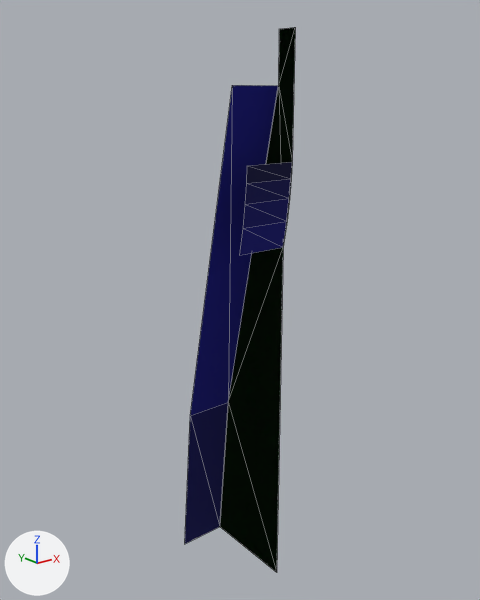
What one commit did to the glTF model assets/flow/scramjet/scramjet_n2_m5.glb.
The view is the same before and after, from a camera (50 mm lens) standing at (-3.74, -5.36, 4.87) and looking at (0.12, -0.54, 2.95). The axes (+X, +Y, +Z) are drawn at lower left. The lights are the same throughout. Mesh edges are drawn as thin lines. Where no turn or scale is listed for an object, it has been applied to the vertices.
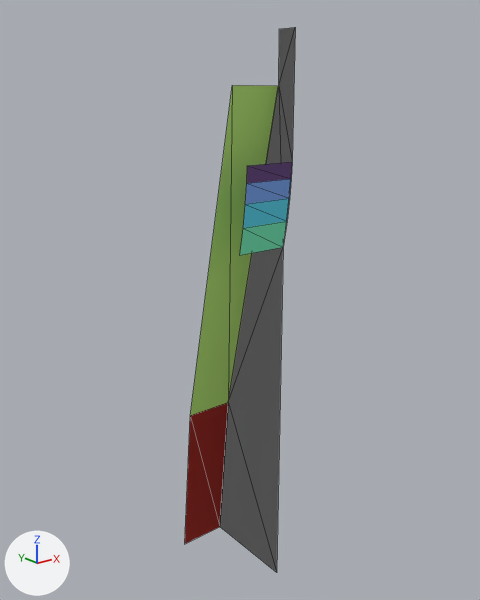
The newer file is also turned or shifted as a whole; pictures and numbers use the older file's frame.

Boxes [x1, y1, x2, y2] around the edits, measured in the pictures (480 x 600 px):
'mesh6', recoloured: [220, 27, 295, 572] in both
part 1 of me_mesh0, recoloured (blue to red): [185, 403, 228, 544] in both
part 2 of me_mesh1, recoloured (blue to green): [190, 85, 278, 416] in both
part 3 of me_mesh2, recoloured (blue to green): [240, 221, 287, 255] in both
part 4 of me_mesh3, recoloured (blue to cyan): [243, 198, 290, 228] in both
part 5 of me_mesh4, recoloured: [245, 179, 291, 204] in both
part 6 of me_mesh5, recoloured: [247, 162, 292, 183] in both

Patch to the scene script:
```diff
--- a/assets/flow/scramjet/scramjet_n2_m5.glb.py
+++ b/assets/flow/scramjet/scramjet_n2_m5.glb.py
@@ mat_material_6 @@
 n0 = _N.new('ShaderNodeBsdfPrincipled'); n0.name = 'Principled BSDF'
+n0.inputs[0].default_value = (0.749, 0.749, 0.749, 1.0)  # 'Base Color', light grey #e0e0e0
 n0.inputs[2].default_value = 1.0  # 'Roughness'
 n1 = _N.new('ShaderNodeOutputMaterial'); n1.name = 'Material Output'
-n2 = _N.new('ShaderNodeMix'); n2.name = 'Mix'
-n2.data_type = 'RGBA'
-n2.blend_type = 'MULTIPLY'
-n2.inputs[0].default_value = 1.0  # 'Factor'
-n2.inputs[7].default_value = (0.678, 0.847, 0.902, 1.0)  # 'B', white #d7edf4
-n3 = _N.new('ShaderNodeVertexColor'); n3.name = 'Color Attribute'
 _L.new(n0.outputs[0], n1.inputs[0])  # 'BSDF' to 'Surface'
-_L.new(n2.outputs[2], n0.inputs[0])  # 'Result' to 'Base Color'
-_L.new(n3.outputs[0], n2.inputs[6])  # 'Color' to 'A'
@@ mat_material_7 @@
 n0 = _N.new('ShaderNodeBsdfPrincipled'); n0.name = 'Principled BSDF'
+n0.inputs[0].default_value = (0.749, 0.749, 0.749, 1.0)  # 'Base Color', light grey #e0e0e0
 n0.inputs[2].default_value = 1.0  # 'Roughness'
 n1 = _N.new('ShaderNodeOutputMaterial'); n1.name = 'Material Output'
-n2 = _N.new('ShaderNodeMix'); n2.name = 'Mix'
-n2.data_type = 'RGBA'
-n2.blend_type = 'MULTIPLY'
-n2.inputs[0].default_value = 1.0  # 'Factor'
-n2.inputs[7].default_value = (0.678, 0.847, 0.902, 1.0)  # 'B', white #d7edf4
-n3 = _N.new('ShaderNodeVertexColor'); n3.name = 'Color Attribute'
 _L.new(n0.outputs[0], n1.inputs[0])  # 'BSDF' to 'Surface'
-_L.new(n2.outputs[2], n0.inputs[0])  # 'Result' to 'Base Color'
-_L.new(n3.outputs[0], n2.inputs[6])  # 'Color' to 'A'
@@ me_mesh0 @@
 me_mesh0.from_pydata(...)  # 4 vertices, 2 faces; spans x -0.25..0.25, y -0.17..0.0, z 0.0..1.67
+# me_mesh0 part 1: 2 faces centred in x -0.08..0.08, y -0.12..-0.06, z 0.56..1.12 are repainted in the vertex colours; the middle colour goes from dark blue #00005a to red #b82216
 me_mesh0.materials.append(mat_material_0)
@@ me_mesh1 @@
 me_mesh1.from_pydata(...)  # 4 vertices, 2 faces; spans x -0.25..0.25, y -0.9..-0.17, z 1.67..4.92
+# me_mesh1 part 2: 2 faces centred in x -0.08..0.08, y -0.66..-0.42, z 2.76..3.84 are repainted in the vertex colours; the middle colour goes from blue #000080 to green #ddfb7d
 me_mesh1.materials.append(mat_material_1)
@@ me_mesh2 @@
 me_mesh2.from_pydata(...)  # 4 vertices, 2 faces; spans x -0.25..0.25, y -1.045..-1.0, z 3.532..3.777
+# me_mesh2 part 3: 2 faces centred in x -0.083..0.083, y -1.03..-1.015, z 3.614..3.695 are repainted in the vertex colours; the middle colour goes from dark blue #000075 to green #8bfbc0
 me_mesh2.materials.append(mat_material_2)
@@ me_mesh3 @@
 me_mesh3.from_pydata(...)  # 4 vertices, 2 faces; spans x -0.25..0.25, y -1.073..-1.045, z 3.777..3.983
+# me_mesh3 part 4: 2 faces centred in x -0.083..0.083, y -1.064..-1.054, z 3.846..3.914 are repainted in the vertex colours; the middle colour goes from dark blue #000066 to cyan #6ae1f4
 me_mesh3.materials.append(mat_material_3)
@@ me_mesh4 @@
 me_mesh4.from_pydata(...)  # 4 vertices, 2 faces; spans x -0.25..0.25, y -1.089..-1.073, z 3.983..4.155
+# me_mesh4 part 5: 2 faces centred in x -0.083..0.083, y -1.084..-1.078, z 4.04..4.098 are repainted in the vertex colours; the middle colour goes from dark blue #000055 to blue #8faff4
 me_mesh4.materials.append(mat_material_4)
@@ me_mesh5 @@
 me_mesh5.from_pydata(...)  # 4 vertices, 2 faces; spans x -0.25..0.25, y -1.096..-1.089, z 4.155..4.298
+# me_mesh5 part 6: 2 faces centred in x -0.083..0.083, y -1.093..-1.091, z 4.203..4.25 are repainted in the vertex colours; the middle colour goes from dark blue #00003d to purple #784b84
 me_mesh5.materials.append(mat_material_5)
```
